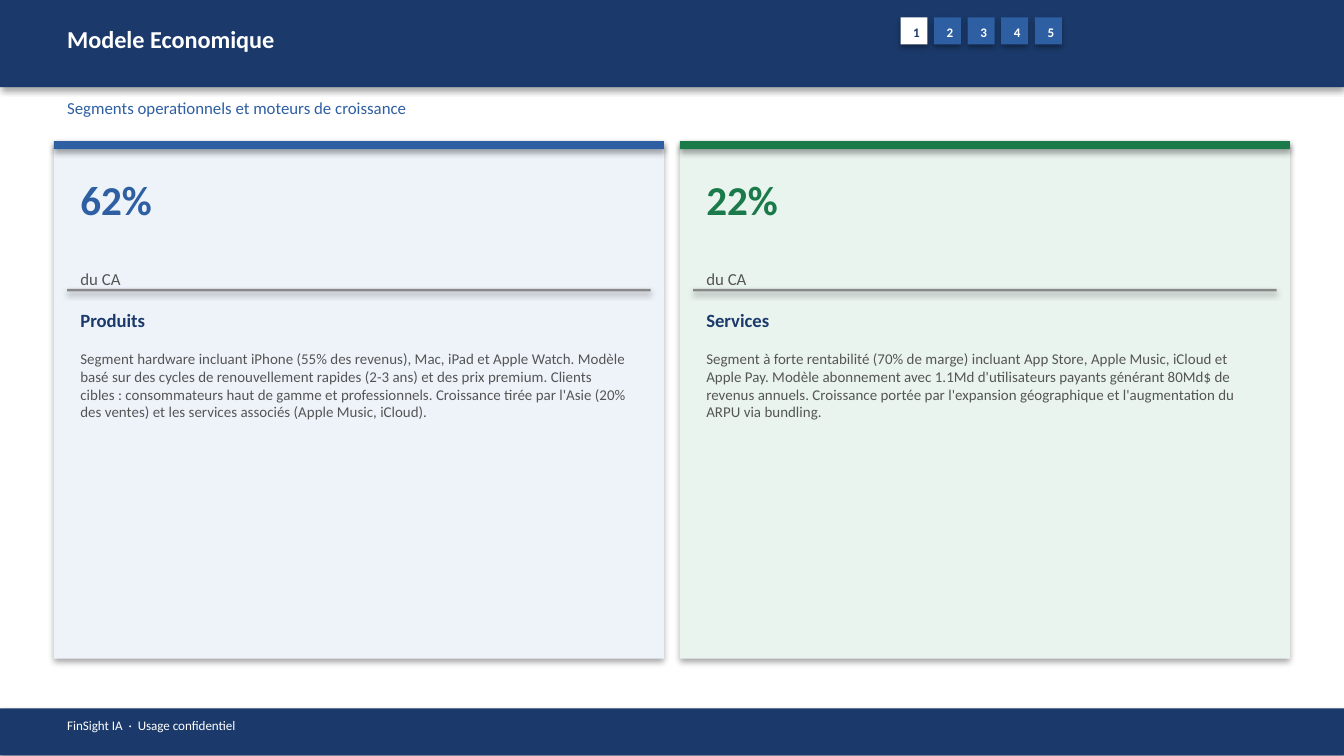
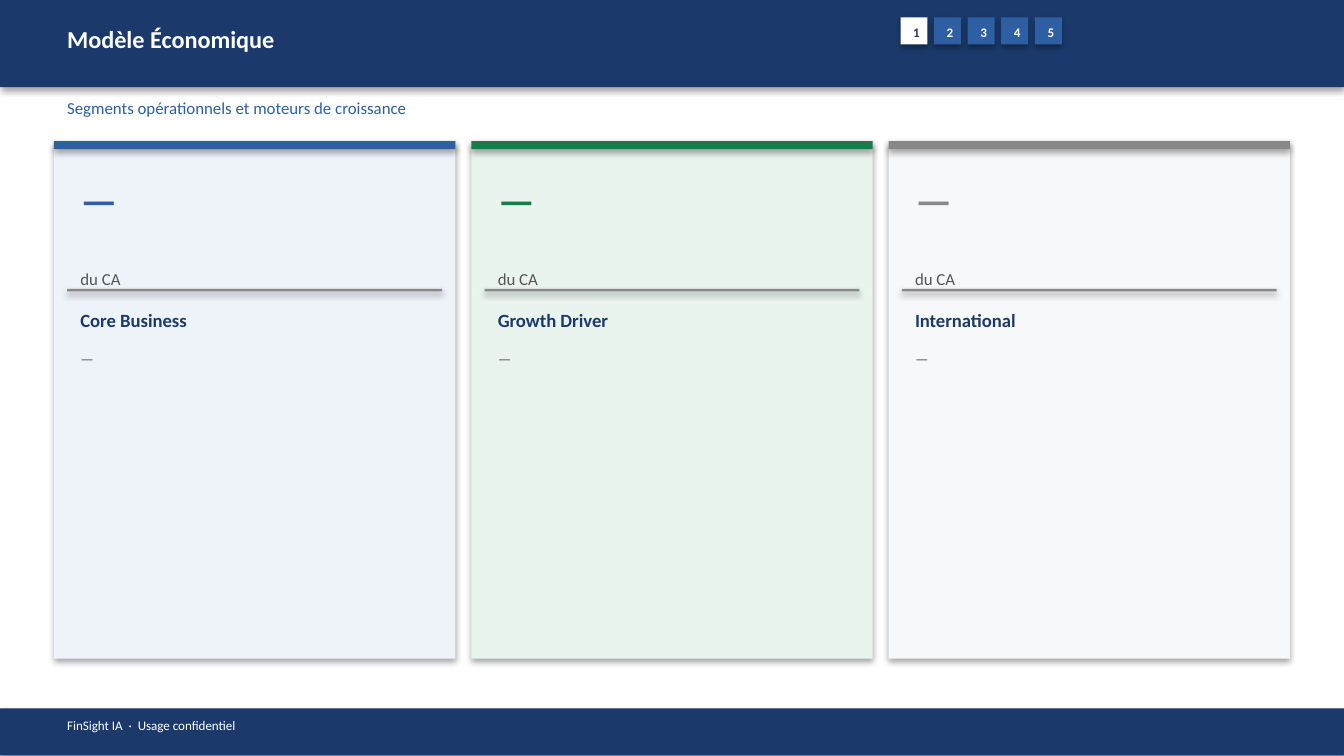
Before and after one commit to baptistejeh07-art/finsight-ia, a slide deck: slide 6 of preview/AAPL/AAPL_pitchbook.pptx. Drawn at 1344x756 pixels with LibreOffice and Linux fonts; fonts in the diff are those of the drawing. Boxes give left, top, right and bottom in pixels: in the first picture for what was removed or moved away, otherwise in the second. Text is boxed around its words. In the diff, an @@ line names an element or a change of style, - is before the commit and + after.

```diff
--- a/preview/AAPL/AAPL_pitchbook.pptx
+++ b/preview/AAPL/AAPL_pitchbook.pptx
@@ text at [67,28,274,52]: text changed @@
-Modele Economique
+Modèle Économique
@@ text at [67,102,406,117]: text changed @@
-Segments operationnels et moteurs de croissance
+Segments opérationnels et moteurs de croissance
@@ rectangle: place and size @@
-rectangle at [54,141,664,659]
+rectangle at [54,141,456,659]
@@ rectangle: place and size @@
-rectangle at [54,141,664,149]
+rectangle at [54,141,456,149]
@@ rectangle: place and size @@
-rectangle at [680,141,1290,659]
+rectangle at [472,141,874,659]
@@ rectangle: place and size @@
-rectangle at [680,141,1290,149]
+rectangle at [472,141,874,149]
@@ rectangle added at [888,141,1290,659], fill #F7F8FA @@
@@ rectangle added at [888,141,1290,149], fill #888888 @@
@@ text added at [902,168,1277,262], 22 pt, text #888888, bold @@
+—
@@ text at [80,186,151,216]: text changed @@
-62%
+—
@@ text at [706,186,777,216]: text changed @@
-22%
+—
@@ text "du CA": place and size @@
-text "du CA" at [706,273,747,291]
+text "du CA" at [498,273,538,291]
@@ rectangle: place and size @@
-rectangle at [67,289,650,292]
+rectangle at [67,289,442,292]
@@ rectangle: place and size @@
-rectangle at [694,289,1277,292]
+rectangle at [484,289,859,292]
@@ rectangle added at [902,289,1277,292], fill #888888 @@
@@ text added at [915,273,955,291], 9 pt, text #555555 @@
+du CA
@@ text at [80,314,187,327]: text changed @@
-Produits
+Core Business
@@ text at [498,314,607,327]: text changed @@
-Services
+Growth Driver
@@ text added at [915,314,1016,327], 10 pt, text #1B3A6B, bold @@
+International
@@ text at [80,353,625,420]: text changed @@
-Segment hardware incluant iPhone (55% des revenus), Mac, iPad et Apple Watch. Modèle basé sur des cycles de renouvellement rapides (2-3 ans) et des prix premium. Clients cibles : consommateurs haut de gamme et professionnels. Croissance tirée par l'Asie (20% des ventes) et les services associés (Apple Music, iCloud).
+—
@@ text at [706,353,1234,420]: text changed @@
-Segment à forte rentabilité (70% de marge) incluant App Store, Apple Music, iCloud et Apple Pay. Modèle abonnement avec 1.1Md d'utilisateurs payants générant 80Md$ de revenus annuels. Croissance portée par l'expansion géographique et l'augmentation du ARPU via bundling.
+—
@@ text added at [902,343,1277,642], 8 pt, text #555555 @@
+—
```
Also in this commit, not shown: 14 other slides changed, 3 other files.
